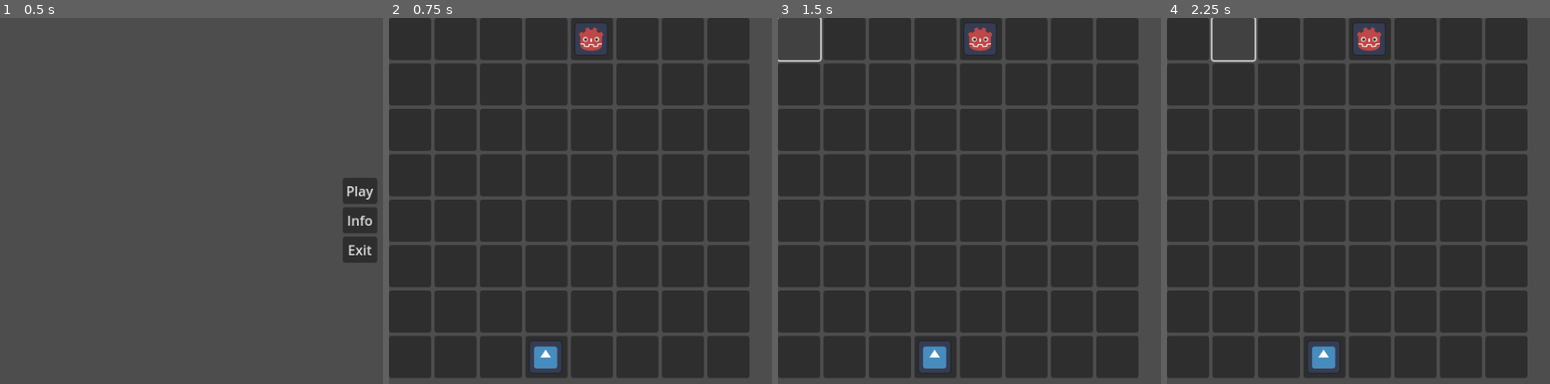
Above: before the commit, frames 1-4 (left to right).
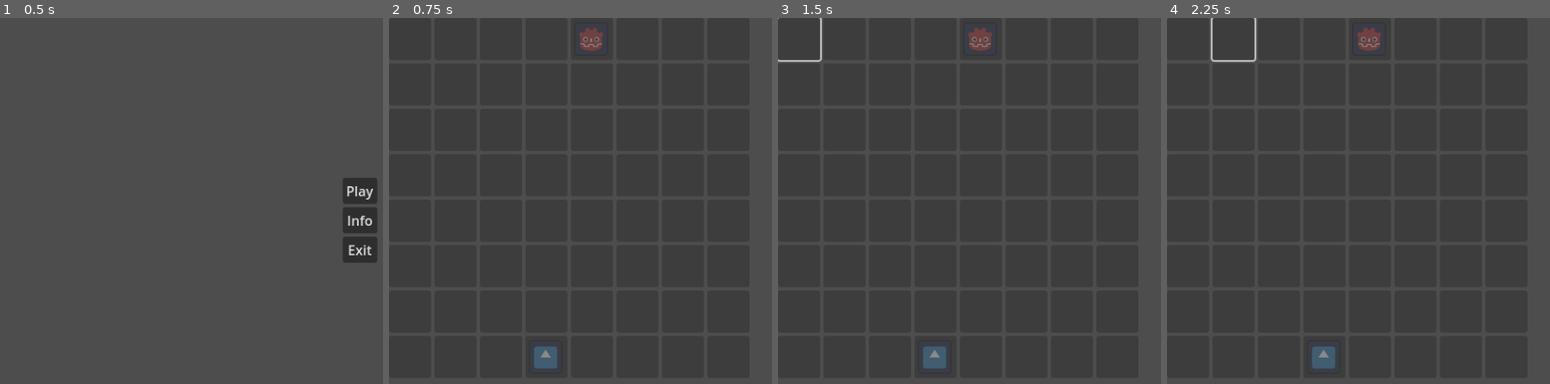
Above: after the commit, the same moments.

Repository: erkek2000/linukboard2d
Game: Godot game, scene res://scenes/menu.tscn
The game is run twice, just before and just after one commit, with the same random seed, the same clock (stepped at 60 frames per second) and the same inputs. The engine's default icon, where the game draws it, is replaced by a stand-in: a white triangle on a blue panel in a dark square.
Inputs (mouse positions are in pixels of both pictures, inside the frame that each line leads up to):
- Up to frame 1 (0.5 s): no input
- Up to frame 2 (0.75 s): click "Play" at 0.5 s
- Up to frame 3 (1.5 s): click (797, 39) at 1.27 s
- Up to frame 4 (2.25 s): click (1232, 39) at 2.02 s

Frame 1 is identical in both runs. In frame 2, 0.7% of the frame differs, in the area x 37-56%, y 2-96%; in frame 3, 0.7%; in frame 4, 0.7%.

Commit message:
Added button availability according to turns

Diff:
--- a/scenes/game.tscn
+++ b/scenes/game.tscn
@@ -14,4 +14,5 @@
 offset_bottom = 40.0
 script = ExtResource("1_3fxhg")
 
+[connection signal="board_ready" from="BoardMaker" to="." method="_on_board_maker_board_ready"]
 [connection signal="send_location" from="BoardMaker" to="." method="_on_board_maker_send_location"]
--- a/scripts/board_maker.gd
+++ b/scripts/board_maker.gd
@@ -7,12 +7,10 @@
 @export var Tile_Size_Y: int = 50
 
 
-
+signal board_ready
 signal send_location
 
 func _ready():
-
-
 
 	var player_1_icon_raw = preload("res://assets/icon.svg")
 	var player_2_icon_raw = preload("res://assets/icon2.svg")
@@ -32,7 +30,13 @@
 			#temp.icon = preload("res://assets/icon.png")
 
 			temp.set_name(str(y) + "-" + str(x))
+			temp.disabled = true
 			add_child(temp)
+
+	self.connect("board_ready", Callable(self, "_on_board_ready"))
+	emit_signal("board_ready")
+
+
 
 	# Create a new image and texture for each button and player
 	var image = player_1_icon_raw.get_image()
--- a/scripts/game.gd
+++ b/scripts/game.gd
@@ -13,10 +13,15 @@
 var AI_Pos: Vector2 = Vector2(0, 4)
 # Gives Player Move Position, updated twice every turn.
 var Signal_Pos: Vector2 = Vector2(-1, -1)
-
+# BoardMaker Node - for accessing buttons
+var Board_Maker : Node
 
 # Called when node enters the scene. (on load)
 func _ready() -> void:
+
+	# Wait until buttons are ready.
+	while Board_Maker == null:
+		continue
 
 	initiate_board()
 	determine_first_turn()
@@ -50,8 +55,11 @@
 	var first_turn : int = randi() % 2
 	if first_turn == 1:
 		Turn = "Player Turn"
+		toggle_buttons(Board_Maker, true)
 	elif first_turn == 0:
 		Turn = "AI Turn"
+		toggle_buttons(Board_Maker, false)
+	print ("First Turn is ", Turn)
 
 
 func run_game() -> void:
@@ -75,14 +83,24 @@
 func ai_play():
 	pass
 
+
+# Function to toggle the interactivity of buttons
+func toggle_buttons(parent: Node, is_turn: bool):
+	for child in parent.get_children():
+		if child is Button:
+			child.disabled = not is_turn
+
+
 # Maybe make this into an update game func
 func change_turn() -> void:
 	if Turn == "Player Turn":
+		toggle_buttons(Board_Maker, true)
 		if Turn_Type == "Move":
 			Turn_Type = "Block"
 		else:
 			Turn = "AI Turn"
 	else:
+		toggle_buttons(Board_Maker, false)
 		if Turn_Type == "Move":
 			Turn_Type = "Block"
 		else:
@@ -136,11 +154,18 @@
 
 
 #region SIGNALS
+
 # Button Pressed signal form BoardMaker.
 # Probably won't need y,x parameters.
 func _on_board_maker_send_location(name, y, x) -> void:
 	print(name)
-	pass # Replace with function body.
+
+
+func _on_board_maker_board_ready() -> void:
+	Board_Maker = self.get_child(0)
+	print("BoardMaker is ready!")
+
+
 #endregion
 
 #region TEST_FUNCTIONS
